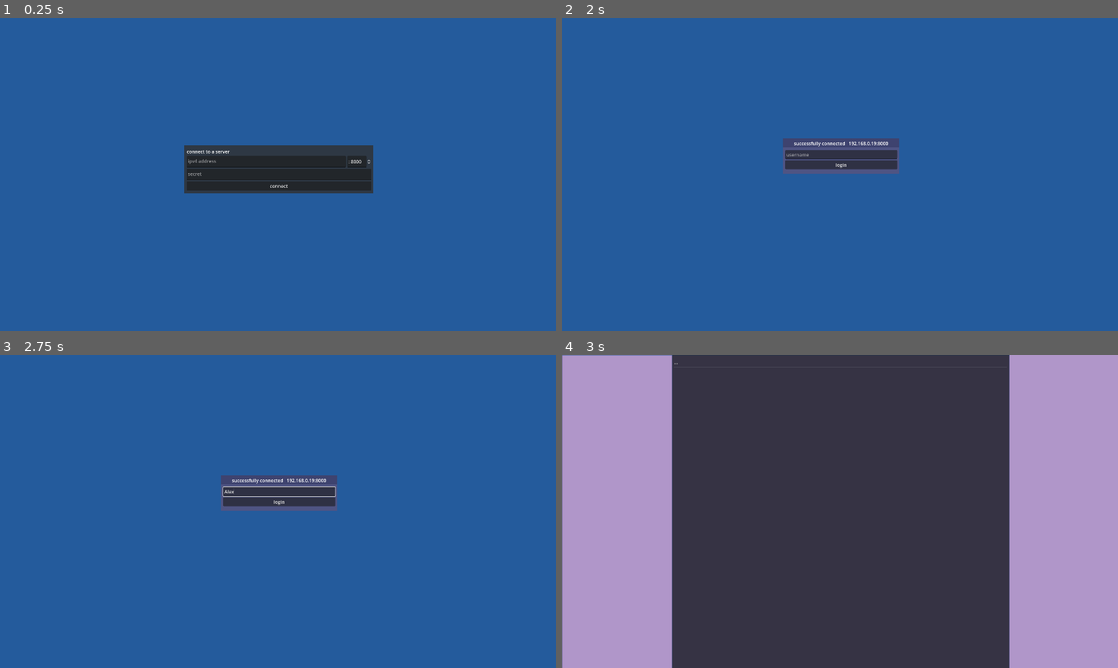
Above: before the commit, frames 1-4 (two rows, left to right).
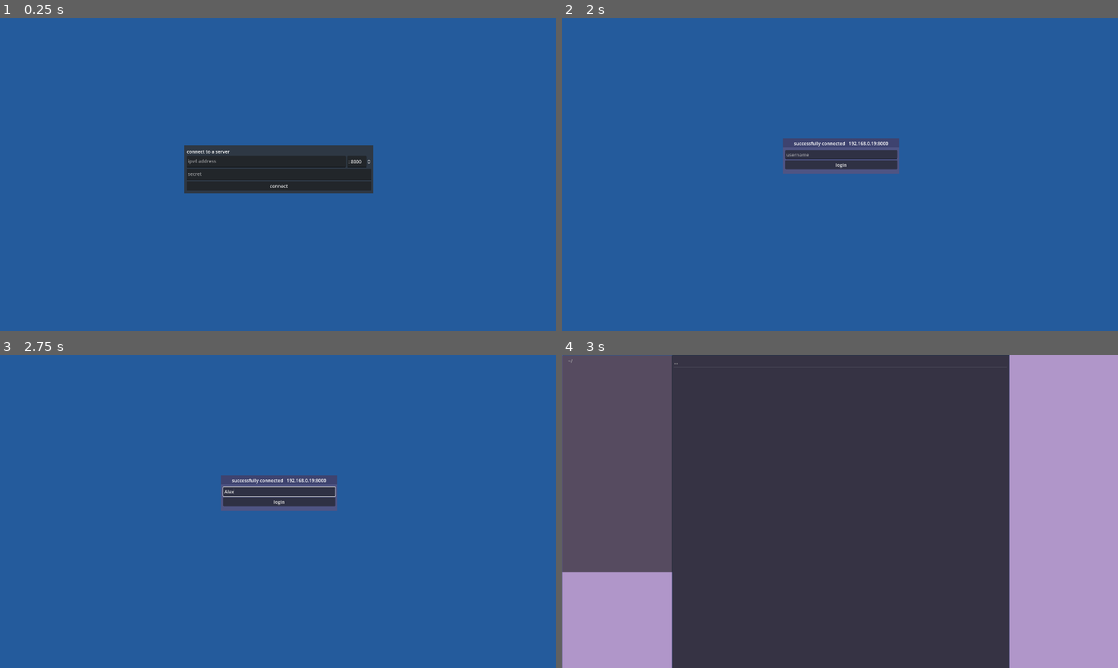
Above: after the commit, the same moments.

Repository: ChifiSource/ChiNAS-Client
Game: Godot game, scene res://pages/main.tscn
Same seed, same stepped clock (60 frames per second), same inputs: the game is played once before the commit and once after it. The project has no main scene, so this scene is started directly.
Inputs (mouse positions are in pixels of both pictures, inside the frame that each line leads up to):
- Up to frame 1 (0.25 s): no input
- Up to frame 2 (2 s): click (828, 161) at 0.52 s; type "12" at 0.6 s; click (840, 174) at 0.75 s; type "12" at 0.83 s; click "connect" at 1.25 s
- Up to frame 3 (2.75 s): click (278, 492) at 2.02 s; type "Alex" at 2.1 s
- Up to frame 4 (3 s): click "login" at 2.75 s

Frames 1-3 are identical in both runs. In frame 4, 14% of the frame differs, in the area x 0-20%, y 0-70%.

Commit message:
added left-tree

Diff:
--- a/pages/main.gd
+++ b/pages/main.gd
@@ -1,6 +1,8 @@
 extends Control
 @onready var HTTP : HTTPRequest = $HTTPRequest
 @onready var items : ItemList = $background/main_page/files_panel/ItemList
+@onready var tree : Tree = $background/main_page/directories_panel/directory_tree
+var directory_reference = {}
 var selected_files = []
 var active_file : int = 0
 var connected_ip : String = ""
@@ -49,22 +51,61 @@
 func on_nameset(result, response_code, headers, body):
 	$background/username_box.visible = false
 	HTTP.request_completed.disconnect(on_nameset)
-	HTTP.request_completed.connect(receive_ls)
+	HTTP.request_completed.connect(obtain_ls_and_tree)
 	HTTP.request(url, ["Content-Type: text"], HTTPClient.METHOD_POST, "ls")
 	$background/main_page.visible = true
 
+func obtain_ls_and_tree(result, response_code, headers, body):
+	receive_ls(result, response_code, headers, body)
+	HTTP.request_completed.disconnect(obtain_ls_and_tree)
+	HTTP.request_completed.connect(set_tree_response)
+	HTTP.request(url, ["Content-Type: text"], HTTPClient.METHOD_POST, "tree")
+
+func set_tree_response(result, response_code, headers, body):
+	var root = tree.create_item()
+	root.set_text(0, "~/")
+	body = body.get_string_from_utf8()
+	var selected = root
+	var directories = {}
+	directories["~/"] = root
+	for item in body.split(";"):
+		var item_splits = item.split("|")
+		if len(item_splits) < 2:
+			continue
+		var isdir = item_splits[1]
+		var item_name = item_splits[0]
+		item_name = item_name.substr(2)
+		var item_dirsplits = item_name.split("/")
+		var dirname = "~/"
+		if len(item_dirsplits) > 1:
+			dirname = "/".join(item_dirsplits.slice(0, len(item_dirsplits) - 1))
+		var fname = item_dirsplits[len(item_dirsplits) - 1]
+		selected = directories[dirname]
+		var new_item = tree.create_item(selected)
+		if isdir == "0":
+			directories[item_name] = new_item
+			directory_reference[new_item] = item_name
+		new_item.set_text(0, fname)
+	HTTP.request_completed.disconnect(set_tree_response)
+
 func receive_ls(result, response_code, headers, body):
+	print("lsing")
 	body = body.get_string_from_utf8()
 	var splits = body.split(";")
 	items.clear()
 	items.add_item("..")
 	selected_files = [".."]
 	for file_dir in splits:
-		selected_files.append(file_dir)
-		items.add_item(file_dir)
+		var file_dir_parts = file_dir.split("|")
+		var fname = file_dir_parts[0]
+		selected_files.append(fname)
+		items.add_item(fname)
 	HTTP.request_completed.disconnect(receive_ls)
 
 func receive_cd(result, response_code, headers, body):
+	body = body.get_string_from_utf8()
+	print("cd'd")
+	print(body)
 	HTTP.request_completed.disconnect(receive_cd)
 	HTTP.request_completed.connect(receive_ls)
 	HTTP.request(url, ["Content-Type: text"], HTTPClient.METHOD_POST, "ls")
@@ -87,7 +128,6 @@
 		HTTP.request_completed.connect(receive_cd)
 		HTTP.request(url, ["Content-Type: text"], HTTPClient.METHOD_POST, "cd;" + selected_file)
 
-
 func _on_item_list_item_selected(index, pos, mb):
 	var selected_file = selected_files[index]
 	if not selected_file.contains("."):
@@ -106,3 +146,13 @@
 	dl_path = popup.current_path
 	HTTP.request_completed.connect(receive_download)
 	HTTP.request(url, ["Content-Type: text"], HTTPClient.METHOD_POST, "download;" + selected_files[active_file])
+
+
+func _on_directory_tree_item_selected():
+	var selected = tree.get_selected()
+	if selected in directory_reference:
+		var selected_item_name = directory_reference[selected]
+		print("Selected item name: ", selected_item_name)
+		HTTP.request_completed.connect(receive_cd)
+		HTTP.request(url, ["Content-Type: text"], HTTPClient.METHOD_POST,
+		"cd;" + "~/" + selected_item_name)
--- a/pages/main.tscn
+++ b/pages/main.tscn
@@ -135,6 +135,7 @@
 color = Color(0.389727, 0.353984, 0.514471, 0.815686)
 
 [node name="inspector_panel" type="ColorRect" parent="background/main_page"]
+layout_mode = 0
 offset_left = 1548.0
 offset_top = -1.0
 offset_right = 1927.0
@@ -163,6 +164,7 @@
 text = "download"
 
 [node name="files_panel" type="ColorRect" parent="background/main_page"]
+layout_mode = 0
 offset_left = 386.0
 offset_right = 1546.0
 offset_bottom = 1088.0
@@ -185,6 +187,11 @@
 offset_bottom = 1079.0
 color = Color(0.689714, 0.58879, 0.790017, 1)
 
+[node name="directory_tree" type="Tree" parent="background/main_page/directories_panel"]
+layout_mode = 0
+offset_right = 381.0
+offset_bottom = 749.0
+
 [node name="HTTPRequest" type="HTTPRequest" parent="."]
 
 [node name="download_popup" type="FileDialog" parent="."]
@@ -198,4 +205,5 @@
 [connection signal="item_activated" from="background/main_page/files_panel/ItemList" to="." method="_on_item_list_item_activated"]
 [connection signal="item_clicked" from="background/main_page/files_panel/ItemList" to="." method="_on_item_list_item_selected"]
 [connection signal="item_selected" from="background/main_page/files_panel/ItemList" to="." method="_on_item_list_item_selected"]
+[connection signal="item_selected" from="background/main_page/directories_panel/directory_tree" to="." method="_on_directory_tree_item_selected"]
 [connection signal="confirmed" from="download_popup" to="." method="_on_download_popup_confirmed"]
